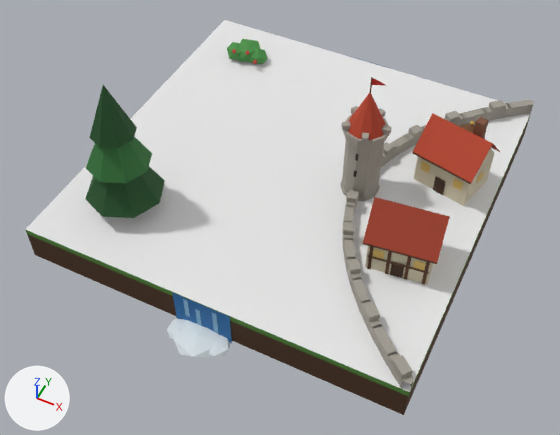
Before and after pictures for a commit that changed the glTF model assets/tiles3d/classic/wCity.glb.
Rendered twice from a 50 mm camera at (1.24, -2.68, 3.09) aimed at (0.07, -0.34, 0.16). The lights are fixed; the arrows at lower left show +X, +Y and +Z. The older version comes first. Vertices at exactly the same position are counted once.

The first picture shows 'fall_S', 'wCity'.
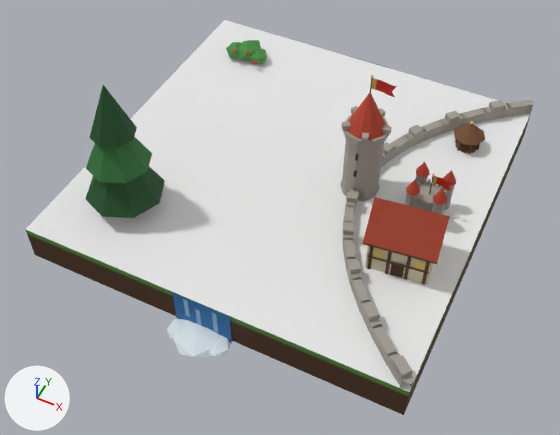
Changed parts and their boxes (x1, y1, x2, y2) in the pictures (560 x 435 px; the box of a moved part takes in the faces that stretch with it):
part 1 of me_wcity, moved or reshaped
    before: (473, 117, 489, 139)
    after: (427, 179, 431, 184)
part 2 of me_wcity, added
    after: (431, 201, 446, 214)
part 3 of me_wcity, added
    after: (442, 185, 454, 210)
part 4 of me_wcity, added
    after: (404, 193, 419, 208)
part 5 of me_wcity, added
    after: (406, 180, 420, 195)
part 6 of me_wcity, added
    after: (433, 189, 447, 205)
part 7 of me_wcity, added
    after: (415, 174, 428, 184)
part 8 of me_wcity, added
    after: (442, 170, 456, 186)
part 9 of me_wcity, added
    after: (416, 162, 430, 177)
part 10 of me_wcity, added
    after: (372, 78, 397, 97)
part 11 of me_wcity, added
    after: (433, 176, 454, 191)
part 12 of me_wcity, deleted
    before: (412, 113, 500, 206)
part 13 of me_wcity, moved or reshaped
    before: (227, 39, 266, 62)
    after: (226, 40, 266, 61)
part 14 of me_wcity, reshaped
    before: (372, 78, 385, 85)
part 15 of me_wcity, added
    after: (416, 182, 442, 211)

What the commit changed:
me_wcity is used by ob_wcity; location (0.0, 0.0, 0.0).
me_wcity had 675 vertices, 858 faces and spanned x -1.0..1.0, y -1.0..1.0, z 0.0..0.96.
me_wcity now has 973 vertices, 1312 faces and spans x -1.0..1.0, y -1.0..1.0, z 0.0..0.96.
me_wcity part 1: the loose piece of 8 vertices spanning x 0.81..0.87, y 0.26..0.32, z 0.47..0.61 is scaled about its middle by (0.294, 0.294, 0.133), then moved by (-0.15, -0.22, -0.21).
me_wcity part 2: a new loose piece, an 8-sided cylinder along z spanning x 0.758..0.818, y -0.098..-0.038, z 0.2..0.38, in mat_tileatlas.
me_wcity part 3: a new loose piece, an 8-sided cylinder along z spanning x 0.758..0.818, y 0.038..0.098, z 0.2..0.38, in mat_tileatlas.
me_wcity part 4: a new loose piece, an 8-sided cylinder along z spanning x 0.622..0.682, y -0.098..-0.038, z 0.2..0.38, in mat_tileatlas.
me_wcity part 5: a new loose piece, an 8-sided cone pointing to +z spanning x 0.616..0.688, y -0.104..-0.032, z 0.38..0.454, in mat_tileatlas.
me_wcity part 6: a new loose piece, an 8-sided cone pointing to +z spanning x 0.752..0.824, y -0.104..-0.032, z 0.38..0.454, in mat_tileatlas.
me_wcity part 7: a new loose piece, an 8-sided cylinder along z spanning x 0.622..0.682, y 0.038..0.098, z 0.2..0.38, in mat_tileatlas.
me_wcity part 8: a new loose piece, an 8-sided cone pointing to +z spanning x 0.752..0.824, y 0.032..0.104, z 0.38..0.454, in mat_tileatlas.
me_wcity part 9: a new loose piece, an 8-sided cone pointing to +z spanning x 0.616..0.688, y 0.032..0.104, z 0.38..0.454, in mat_tileatlas.
me_wcity part 10: a new loose piece of 21 vertices spanning x 0.36..0.48, y -0.01..0.0, z 0.84..0.91, in mat_tileatlas.
me_wcity part 11: a new loose piece of 21 vertices spanning x 0.72..0.82, y -0.01..0.0, z 0.39..0.45, in mat_tileatlas.
me_wcity part 12: 6 loose pieces with 34 vertices, spanning x 0.56..0.96, y 0.08..0.44, z 0.2..0.56, are deleted.
me_wcity part 13: 14 vertices moved from x -0.74..-0.6, y 0.63..0.79, z 0.19..0.31 to x -0.75..-0.6, y 0.64..0.8, z 0.18..0.33.
me_wcity part 14: 2 vertices removed from x 0.36..0.43, y 0.0, z 0.87..0.89; 13 vertices added at x 0.35..0.37, y -0.01..0.01, z 0.81..0.92.
me_wcity part 15: 8 vertices added at x 0.65..0.79, y -0.07..0.07, z 0.2..0.32.
Other edits to the shape of me_wcity do not show in these pictures.
